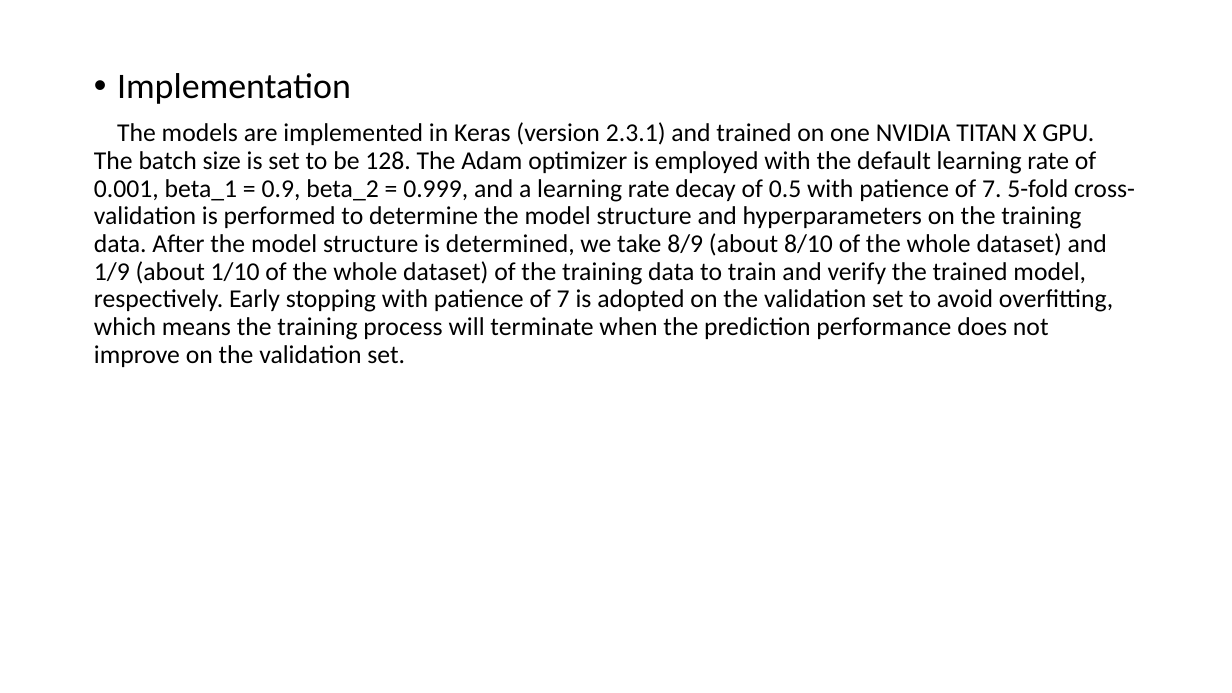
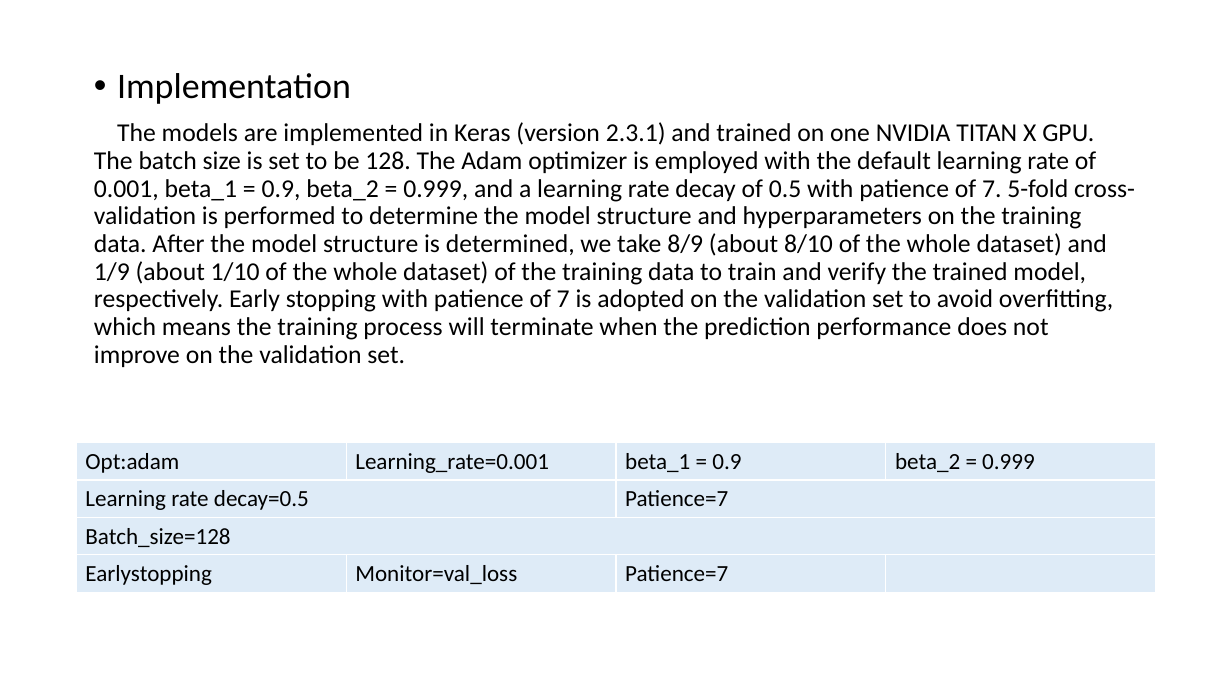
Before and after one commit to YanChengHuang/paper_implement, a slide deck: slide 13 of LA6mA/Presentation/LA6mA.pptx (slide 12 before the commit). Drawn at 1232x693 pixels with LibreOffice and Linux fonts; fonts in the diff are those of the drawing. Boxes give left, top, right and bottom in pixels: in the first picture for what was removed or moved away, otherwise in the second. Text is boxed around its words. In the diff, an @@ line names an element or a change of style, - is before the commit and + after.

```diff
--- a/LA6mA/Presentation/LA6mA.pptx
+++ b/LA6mA/Presentation/LA6mA.pptx
@@ table added at box(76, 443, 1155, 593), 4 rows, 4 columns @@
+Opt:adam | Learning_rate=0.001 | beta_1 = 0.9 | beta_2 = 0.999
+Learning rate decay=0.5 |  | Patience=7 | 
+Batch_size=128 |  |  | 
+Earlystopping | Monitor=val_loss | Patience=7 | 
```
Also in this commit, not shown: 4 other slides changed, 3 slides added, 1 slide removed, 1 other file.
